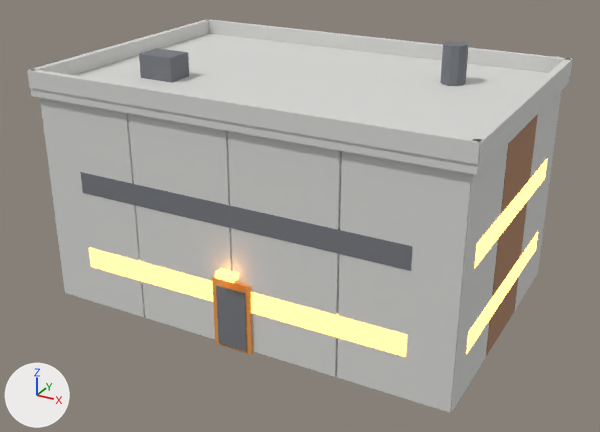
The glTF model games/unreal2_mods/U2Avalon/Models/glb/B_plant_office.glb as it was, and as the next commit left it.
Camera for both pictures: a 50 mm camera at (15.9, -29.5, 18.0) aimed at (-0.1, -0.3, 3.4). The axes (+X, +Y, +Z) are drawn at lower left. The lights are the same throughout. The picture after the commit comes second. Where no turn or scale is listed for an object, it has been applied to the vertices.
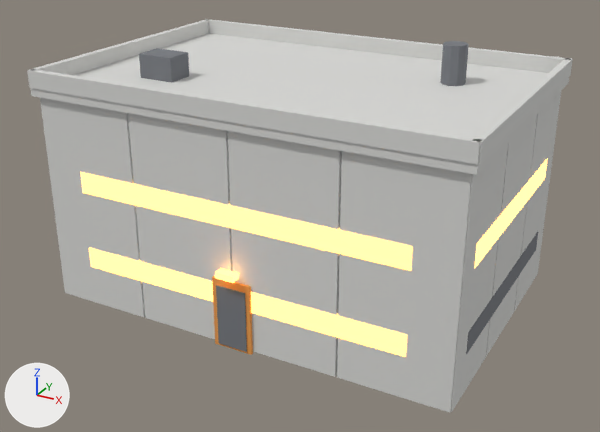
Pixel boxes [x1, y1, x2, y2] of what changed, in the pictures (600 x 432 px):
'Cube.025', recoloured (lighter): [80, 172, 412, 271] in both
'Cube.012', recoloured (brown to light grey): [486, 115, 537, 356] in both
'Cube.023', recoloured: [466, 232, 538, 354] in both

The change in detail:
me_cube_012 has 8 vertices, 12 faces and spans x -0.15..0.15, y -1.96..1.96, z -4.5..4.5.
me_cube_012 no longer uses material mat_rust (brown #ad8161).
me_cube_012 gains material mat_pale (light grey #dadad7).
me_cube_023 has 8 vertices, 12 faces and spans x -0.07..0.07, y -4.8..4.8, z -0.45..0.45.
me_cube_023 no longer uses material mat_glow (orange #ffb359, glowing orange #ffb359).
me_cube_023 gains material mat_dark (grey #76797e).
me_cube_025 has 8 vertices, 12 faces and spans x -7.2..7.2, y -0.07..0.07, z -0.45..0.45.
me_cube_025 no longer uses material mat_dark (grey #76797e).
me_cube_025 gains material mat_glow (orange #ffb359, glowing orange #ffb359).
